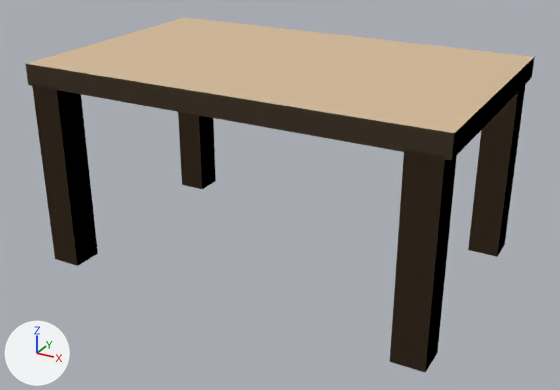
The glTF model assets/models/prop_table.glb, before and after one commit.
The view is the same before and after, from a 50 mm lens placed at (1.353, -2.492, 1.497), pointed at (0.012, -0.054, 0.278). The lights are fixed; the arrows at lower left show +X, +Y and +Z. The first picture is the older version. Vertices at exactly the same position are counted once.

Objects in the first picture: 'prop'.
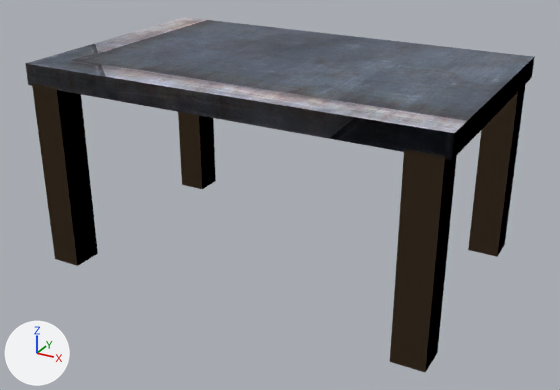
Pixel boxes [x1, y1, x2, y2] of what changed, in the pictures (560 x 390 px):
'prop', surface changed (beige to grey): [25, 17, 535, 163] in both

The change, as a diff of the scene's bpy script:
```diff
--- a/assets/models/prop_table.glb.py
+++ b/assets/models/prop_table.glb.py
@@ img_image_0 @@
+img_image_0 = load_image('Image_0', '_unpacked/Image_0', 512, 512, 'sRGB')
@@ mat_mat_0 @@
 mat_mat_0 = principled_material('mat_0')
-mat_mat_0.base_color = (0.68, 0.5, 0.32)  # beige #d7bc99
+mat_mat_0.texture = img_image_0
 mat_mat_0.roughness = 0.7
@@ me_mesh_0 @@
 me_mesh_0.from_pydata(...)  # 40 vertices, 60 faces; spans x -0.8..0.8, y -0.5..0.5, z 0.0..0.8
 # used by ob_prop; location = (0.0, 0.0, 0.0)
+# me_mesh_0 part 1: texture (UV) coordinates changed
 me_mesh_0.materials.append(mat_mat_0)
```
